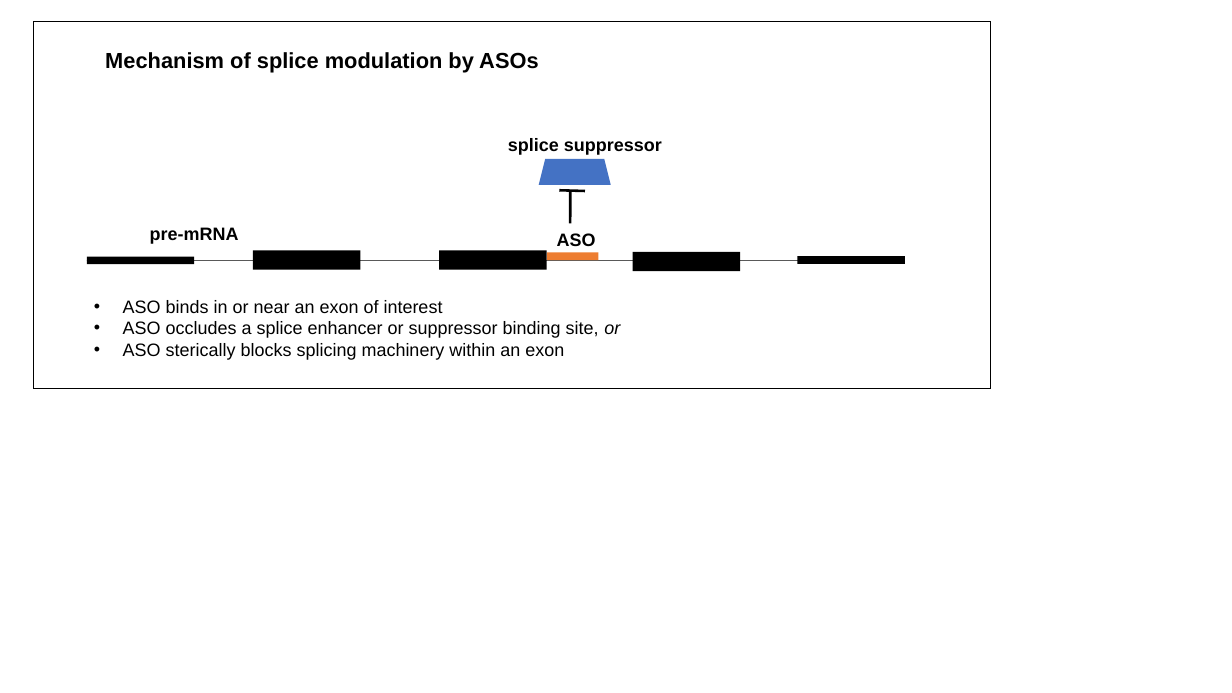
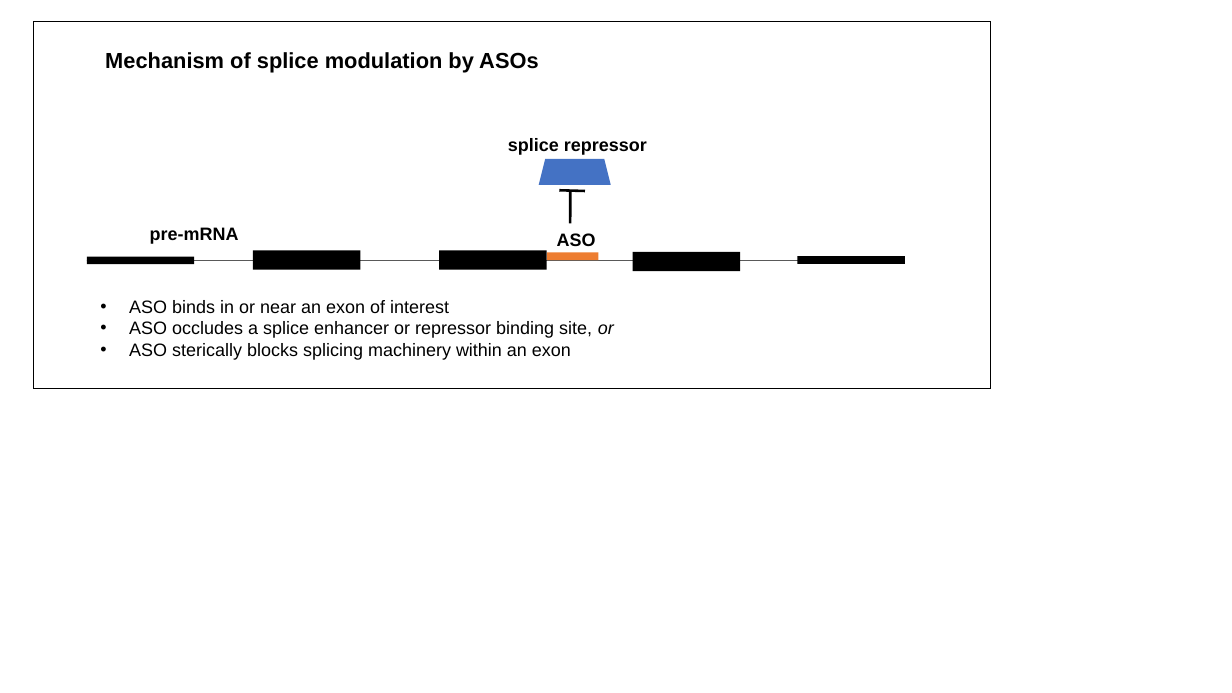
Before and after one commit to ericminikel/cureffi, a slide deck: slide 2 of media/2018/07/aso-moa-diagrams.ppt. Drawn at 1232x693 pixels with LibreOffice and Linux fonts; fonts in the diff are those of the drawing. Boxes give left, top, right and bottom in pixels: in the first picture for what was removed or moved away, otherwise in the second. Text is boxed around its words. In the diff, an @@ line names an element or a change of style, - is before the commit and + after.

```diff
--- a/media/2018/07/aso-moa-diagrams.ppt
+++ b/media/2018/07/aso-moa-diagrams.ppt
@@ text at <box>508,138,647,155</box>: text changed @@
-splice suppressor
+splice repressor
@@ text at <box>129,321,614,338</box>: text changed @@
-• ASO occludes a splice enhancer or suppressor binding site, or
+• ASO occludes a splice enhancer or repressor binding site, or
```
Also in this commit, not shown: 1 other file.
